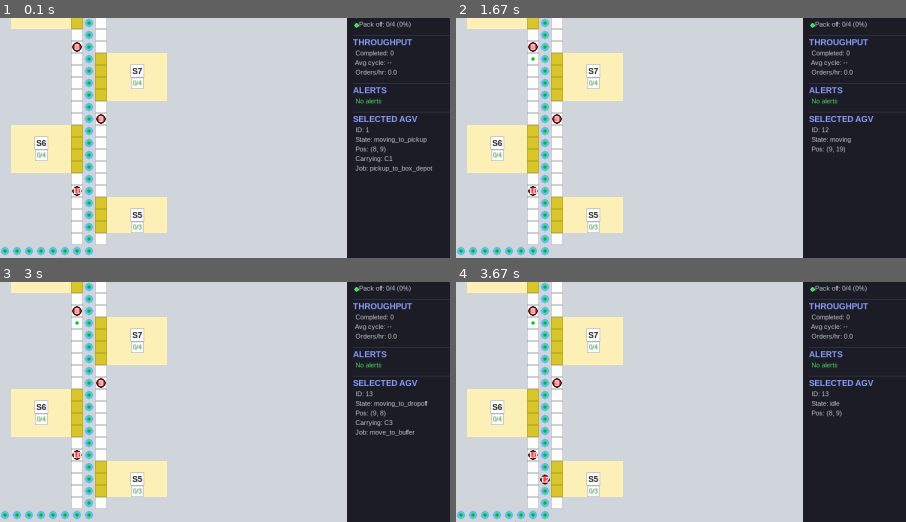
Above: before the commit, frames 1-4 (two rows, left to right).
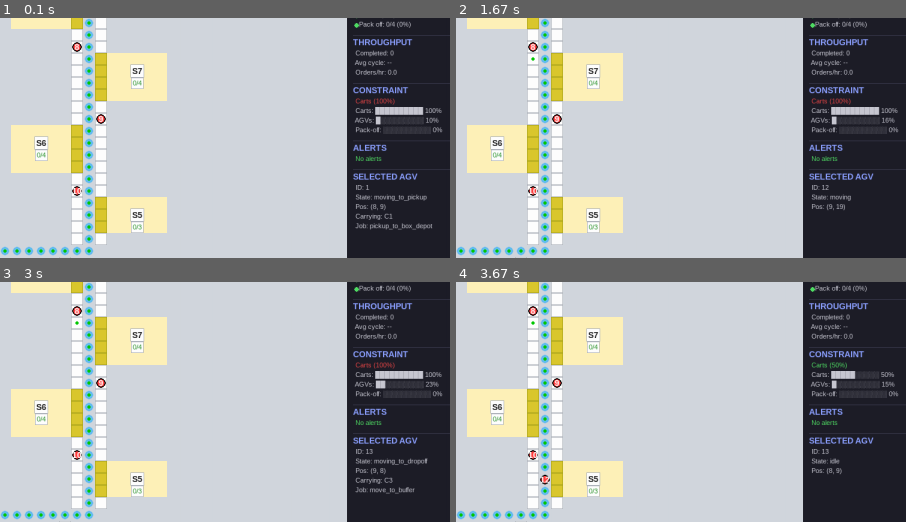
Above: after the commit, the same moments.

Repository: gompcc/WarehouseRepSim
Game: pygame game, started from agv_simulation/__main__.py
Two runs of this game, one before a commit and one after it. Both use one fixed random seed, a clock stepped at 60 frames per second and the inputs below.
Inputs (mouse positions are % of the whole screen's width and height, from its top left):
- Up to frame 1 (0.1 s): no input
- Up to frame 2 (1.67 s): tap A at 0.33, 0.67 s; tap D at 1 s; click (50, 56) at 1.38 s
- Up to frame 3 (3 s): tap A at 1.67 s; tap Space at 2 s; hold Down from 2.83 s (still down)
- Up to frame 4 (3.67 s): release Down at 3.3 s; tap Space at 3.33 s
The pictures show only the part of the screen within x 41-91%, y 48-98%; the shares and areas given below are measured in that part.

The runs differ from the first frame. In frame 1, 3.1% of the frame differs, in the area x 78-99%, y 28-89%; in frame 2, 2.4%; in frame 3, 3.0%; in frame 4, 2.1%.

Commit message:
Add live constraint indicator and simulation results export
1. CONSTRAINT panel section: shows what's holding back throughput
   (Pack-off, Stations, AGVs, Highway, Carts) with pressure scores
   0-100% and visual bars. Updates live each frame.

2. Results export: on quit, appends run metrics to results/sim_results.md
   for temporal analysis across runs. Includes config, throughput,
   constraint breakdown, station fill, and fleet stats.

Co-Authored-By: Claude Opus 4.6 (1M context) <noreply@anthropic.com>

Diff:
--- a/agv_simulation/__main__.py
+++ b/agv_simulation/__main__.py
@@ -359,6 +359,9 @@
         )
         pygame.display.flip()
 
+    if sim_elapsed > 0:
+        dispatcher.export_results(sim_elapsed, agvs, carts)
+
     pygame.quit()
     sys.exit()
 
--- a/agv_simulation/dispatcher.py
+++ b/agv_simulation/dispatcher.py
@@ -769,3 +769,122 @@
             "avg_cycle": avg_cycle,
             "per_hour": per_hour,
         }
+
+    def get_constraint(
+        self,
+        carts: list[Cart],
+        agvs: list[AGV],
+    ) -> tuple[tuple[str, int], list[tuple[str, int]]]:
+        """Return (top_constraint, all_scores) where each score is 0-100 pressure."""
+        fill = self._station_fill_cache or self.get_station_fill(carts)
+
+        # Pack-off: physical occupancy + waiting queue
+        at_packoff = sum(
+            1 for c in carts
+            if c.carried_by is None and c.state == CartState.AT_PACKOFF
+        )
+        packoff_cap = STATIONS["Pack_off"]
+        waiting_for_packoff = sum(
+            1 for c in carts
+            if c.state == CartState.WAITING_FOR_STATION
+            and c.order and c.order.all_picked()
+        )
+        packoff_pressure = min(100, int(
+            (at_packoff / max(packoff_cap, 1)) * 70
+            + min(waiting_for_packoff, 5) * 6
+        ))
+
+        # Stations: max fill rate across S1-S9
+        max_rate = 0.0
+        busiest = "S1"
+        for i in range(1, 10):
+            sid = f"S{i}"
+            _, _, rate = fill.get(sid, (0, 0, 0.0))
+            if rate > max_rate:
+                max_rate = rate
+                busiest = sid
+        station_pressure = min(100, int(max_rate * 100))
+
+        # AGVs: % busy
+        active = sum(1 for a in agvs if a.current_job is not None)
+        agv_pressure = int((active / max(len(agvs), 1)) * 100)
+
+        # Highway: % blocked
+        blocked = sum(1 for a in agvs if a.is_blocked)
+        highway_pressure = int((blocked / max(len(agvs), 1)) * 100)
+
+        # Carts: high when all carts are busy (need more carts)
+        waiting = sum(1 for c in carts if c.state == CartState.WAITING_FOR_STATION)
+        cart_pressure = max(0, 100 - int((waiting / max(len(carts), 1)) * 200))
+
+        candidates = [
+            ("Pack-off", packoff_pressure),
+            (busiest, station_pressure),
+            ("AGVs", agv_pressure),
+            ("Highway", highway_pressure),
+            ("Carts", cart_pressure),
+        ]
+        candidates.sort(key=lambda x: -x[1])
+        return candidates[0], candidates
+
+    def export_results(
+        self,
+        sim_elapsed: float,
+        agvs: list[AGV],
+        carts: list[Cart],
+    ) -> None:
+        """Append simulation results to results/sim_results.md."""
+        import os
+        from datetime import datetime
+
+        os.makedirs("results", exist_ok=True)
+        filepath = "results/sim_results.md"
+
+        stats = self.get_throughput_stats(sim_elapsed)
+        top_constraint, all_scores = self.get_constraint(carts, agvs)
+        fill = self._station_fill_cache or self.get_station_fill(carts)
+
+        elapsed_m = int(sim_elapsed // 60)
+        elapsed_h = elapsed_m // 60
+        elapsed_m = elapsed_m % 60
+        avg_m = int(stats["avg_cycle"] // 60)
+        avg_s = int(stats["avg_cycle"] % 60)
+
+        active_agvs = sum(1 for a in agvs if a.current_job is not None)
+        blocked_agvs = sum(1 for a in agvs if a.is_blocked)
+        waiting_carts = sum(1 for c in carts if c.state == CartState.WAITING_FOR_STATION)
+
+        lines = [
+            "\n---\n",
+            f"## Run: {datetime.now().strftime('%Y-%m-%d %H:%M')}\n",
+            f"**Config**: {len(agvs)} AGVs, {len(carts)} carts"
+            f" | Packoff {PACKOFF_TIME}s, Pick {PICK_TIME_PER_ITEM}s/item\n",
+            f"**Elapsed**: {elapsed_h}h {elapsed_m}m"
+            f" | **Orders**: {stats['completed']:.0f}"
+            f" | **Orders/hr**: {stats['per_hour']:.1f}"
+            f" | **Avg cycle**: {avg_m}m {avg_s}s\n",
+            f"**Constraint**: {top_constraint[0]} ({top_constraint[1]}%)\n\n",
+            "| Resource | Pressure |\n",
+            "|----------|----------|\n",
+        ]
+        for name, pct in all_scores:
+            bar = "\u2588" * (pct // 10) + "\u2591" * (10 - pct // 10)
+            lines.append(f"| {name:<10s} | {bar} {pct}% |\n")
+
+        lines.append(f"\n| Station | Fill |\n")
+        lines.append(f"|---------|------|\n")
+        for sid in ["S1", "S2", "S3", "S4", "S5", "S6", "S7", "S8", "S9", "Pack_off", "Box_Depot"]:
+            cur, cap, rate = fill.get(sid, (0, 0, 0.0))
+            lines.append(f"| {sid:<10s} | {cur}/{cap} ({rate:.0%}) |\n")
+
+        lines.append(
+            f"\nAGV util: {active_agvs}/{len(agvs)} active"
+            f" | Blocked: {blocked_agvs}"
+            f" | Waiting carts: {waiting_carts}"
+            f" | Completed orders: {self.completed_orders}\n"
+        )
+
+        with open(filepath, "a") as f:
+            f.writelines(lines)
+
+        logger.info("[Export] Results appended to %s", filepath)
--- a/agv_simulation/renderer.py
+++ b/agv_simulation/renderer.py
@@ -370,7 +370,18 @@
         row("Orders/hr", f"{stats['per_hour']:.1f}")
     y += section_gap
 
-    # 5. BOTTLENECK ALERTS
+    # 5. CONSTRAINT (what's holding back throughput)
+    header("CONSTRAINT")
+    if dispatcher and agvs and carts:
+        (top_name, top_pct), all_scores = dispatcher.get_constraint(carts, agvs)
+        color = PANEL_RED if top_pct > 80 else PANEL_YELLOW if top_pct > 50 else PANEL_GREEN
+        row_raw(f"{top_name} ({top_pct}%)", color)
+        for name, pct in all_scores[:3]:
+            bar = "\u2588" * (pct // 10) + "\u2591" * (10 - pct // 10)
+            row(name, f"{bar} {pct}%")
+    y += section_gap
+
+    # 6. BOTTLENECK ALERTS
     header("ALERTS")
     if dispatcher:
         alerts = dispatcher.get_bottleneck_alerts(carts or [])
